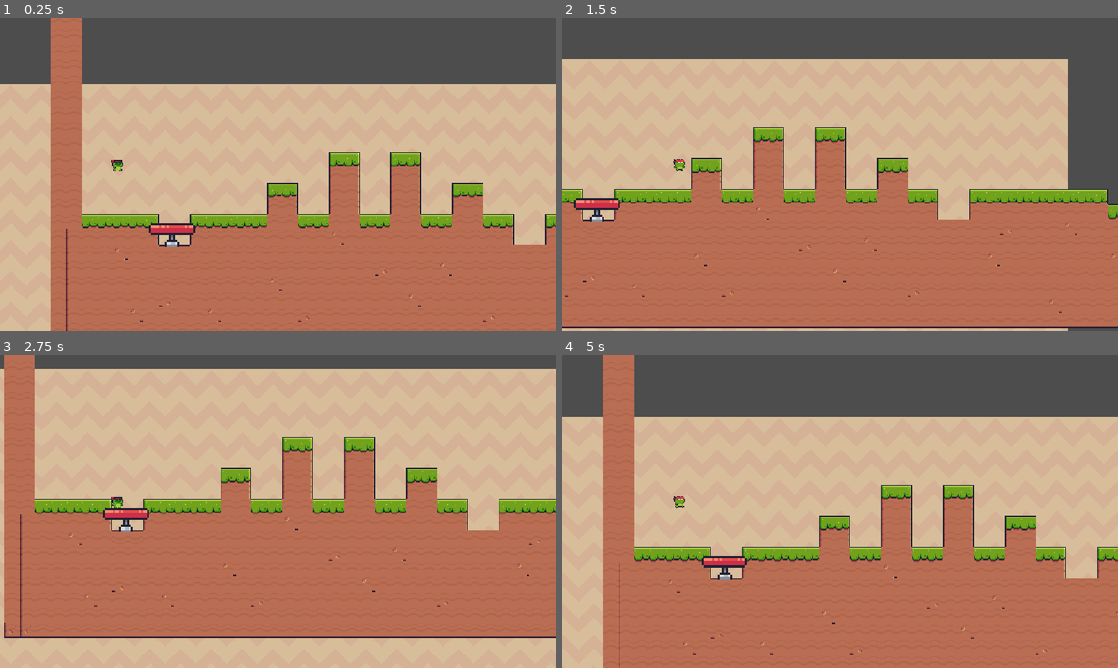
Above: before the commit, frames 1-4 (two rows, left to right).
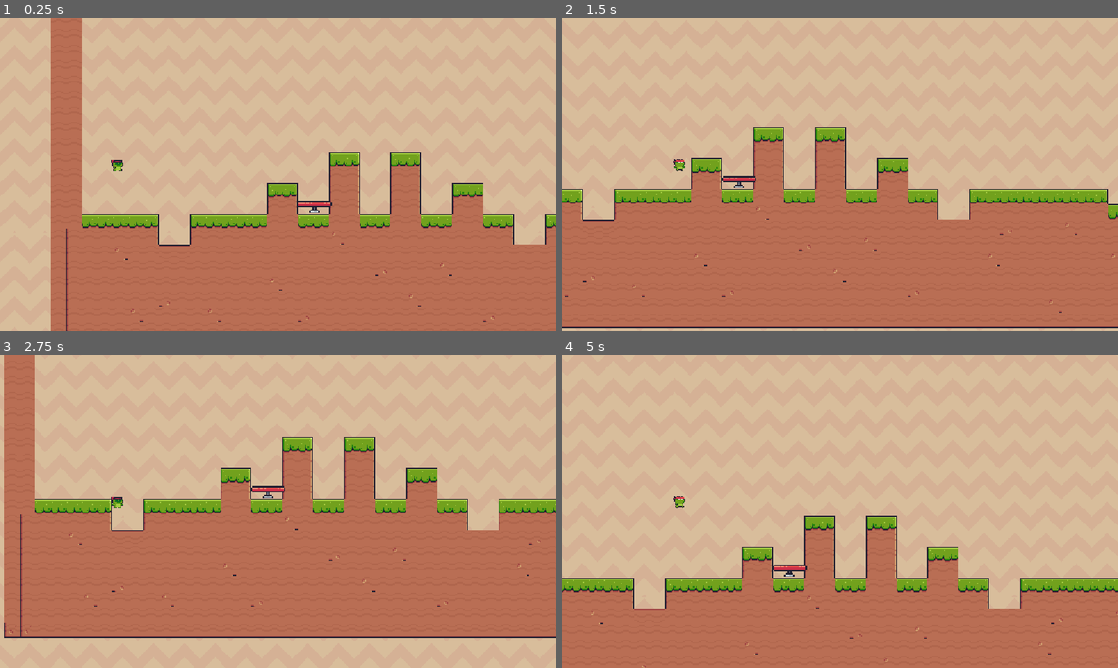
Above: after the commit, the same moments.

Repository: felizhsu0503/platformer-thingy
Game: Godot game, scene res://node_2d.tscn
Same seed, same stepped clock (60 frames per second), same inputs: the game is played once before the commit and once after it. This scene is started directly instead of the project's main scene.
Inputs:
- Up to frame 1 (0.25 s): no input
- Up to frame 2 (1.5 s): hold D (right) from 0.53 s (still down); tap W (up) at 0.77 s
- Up to frame 3 (2.75 s): tap W (up) at 1.52 s; tap Enter at 2 s; release D (right) at 2.03 s; hold A (left) from 2.03 s (still down)
- Up to frame 4 (5 s): release A (left) at 2.78 s; hold D (right) 2.78-4.28 s; tap W (up) at 3.02, 3.77, 4.52 s; hold A (left) from 4.28 s (still down)

The runs differ from the first frame. In frame 1, 20% of the frame differs, in the area x 0-100%, y 0-74%; in frame 2, 18%; in frame 3, 4.7%; in frame 4, 38%, in the area x 0-100%, y 0-100%.

Commit message:
6

Diff:
--- a/node_2d.tscn
+++ b/node_2d.tscn
@@ -5,12 +5,6 @@
 
 [node name="Node2D" unique_id=1984608119 instance=ExtResource("1_0e48y")]
 
-[node name="TextureRect" parent="Parallax2D" parent_id_path=PackedInt32Array(706336141) index="0" unique_id=215778679]
-offset_left = -371.0
-offset_top = 379.0
-offset_right = 781.0
-offset_bottom = 1027.0
-
-[node name="AnimatedSprite2D" parent="." index="2" unique_id=251865469 instance=ExtResource("2_epypp")]
-position = Vector2(-194, -1.0000005)
-scale = Vector2(4.107143, 4.964286)
+[node name="AnimatedSprite2D" parent="." index="3" unique_id=251865469 instance=ExtResource("2_epypp")]
+position = Vector2(100.00001, -35.999996)
+scale = Vector2(3.1428573, 2.482143)
